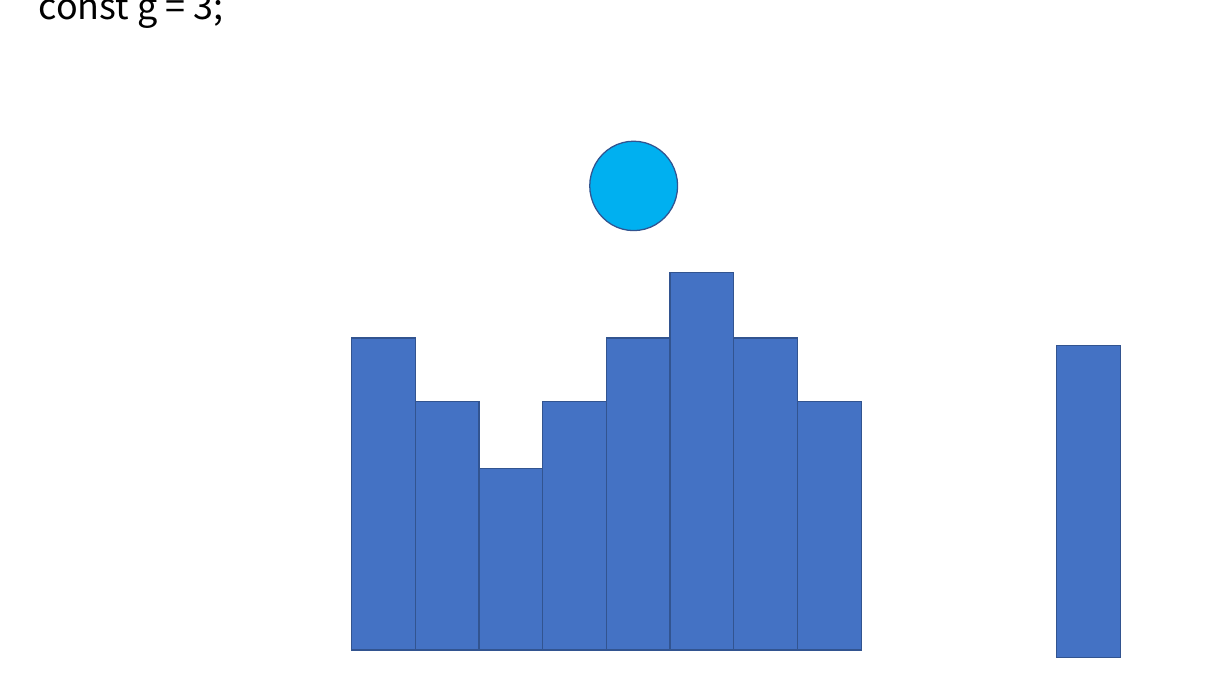
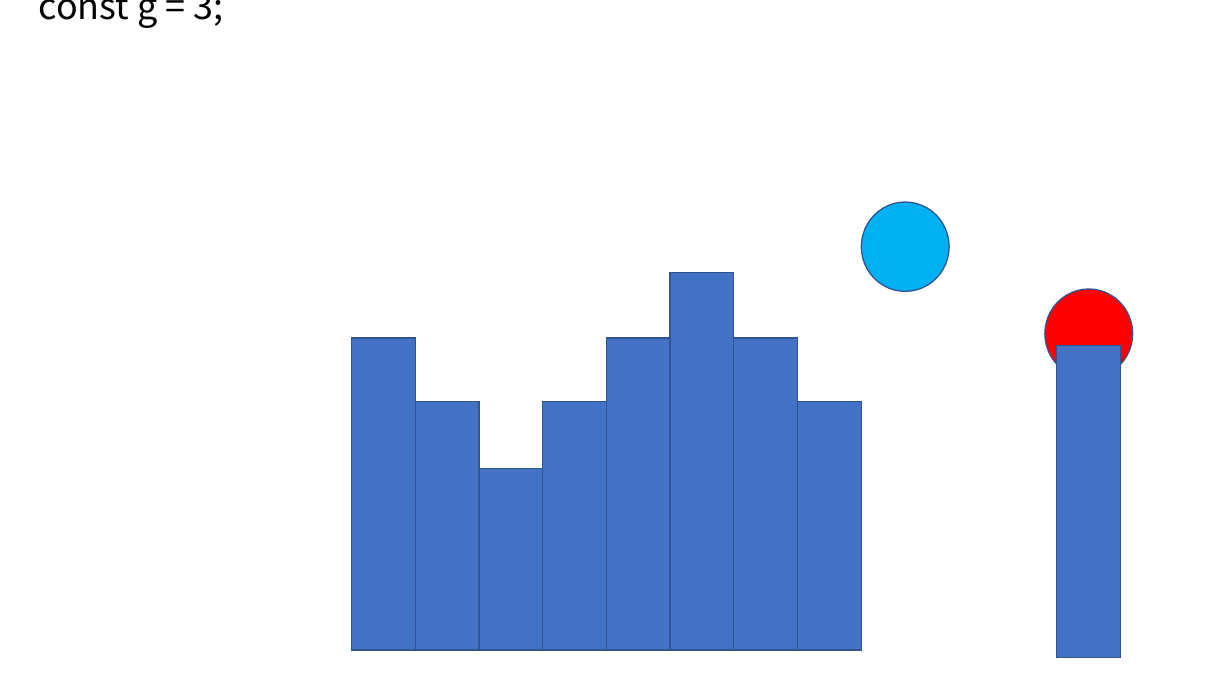
Before and after one commit to ynitami/BikeRider, a slide deck: slide 1 of プレゼンテーション1.pptx. Drawn at 1232x693 pixels with LibreOffice and Linux fonts; fonts in the diff are those of the drawing. Boxes give left, top, right and bottom in pixels: in the first picture for what was removed or moved away, otherwise in the second. Text is boxed around its words. In the diff, an @@ line names an element or a change of style, - is before the commit and + after.

```diff
--- a/プレゼンテーション1.pptx
+++ b/プレゼンテーション1.pptx
@@ ellipse: place and size @@
-ellipse at bbox=[590, 141, 677, 231]
+ellipse at bbox=[861, 202, 949, 292]
@@ ellipse added at bbox=[1045, 289, 1133, 379], fill #FF0000, outline #325491 1 pt @@
```
Also in this commit, not shown: 1 other slide changed, 3 other files.
